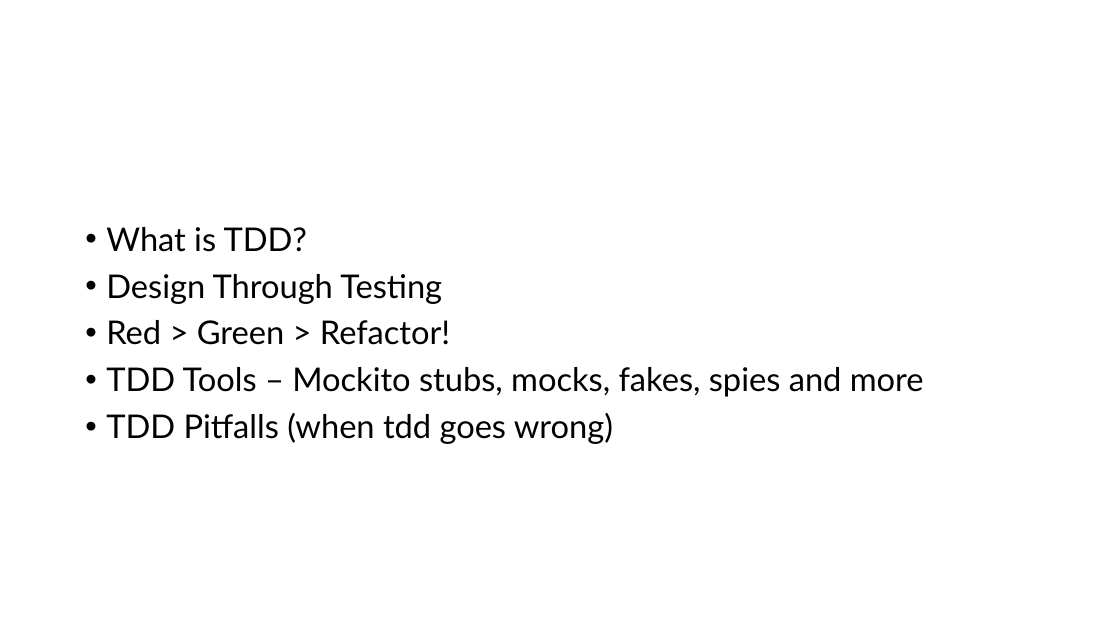
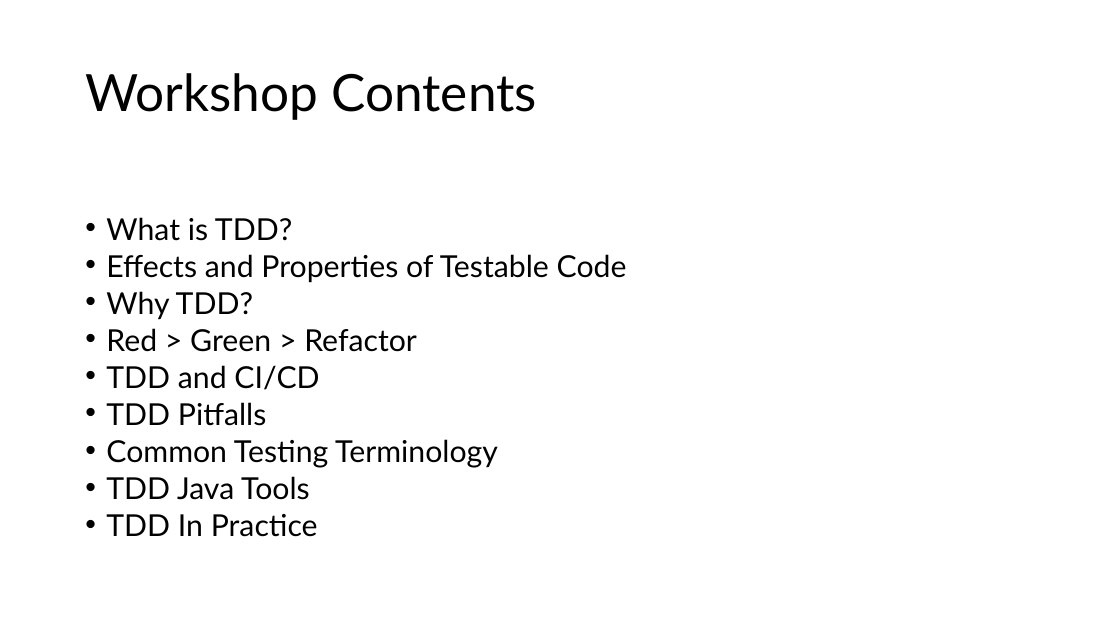
Before and after one commit to G2HJei/tdd-birthday-emails, a slide deck: slide 2 of Test-Driven Development.pptx. Drawn at 1120x630 pixels with LibreOffice and Linux fonts; fonts in the diff are those of the drawing. Boxes give left, top, right and bottom in pixels: in the first picture for what was removed or moved away, otherwise in the second. Text is boxed around its words. In the diff, an @@ line names an element or a change of style, - is before the commit and + after.

Commit message:
Update ppt

```diff
--- a/Test-Driven Development.pptx
+++ b/Test-Driven Development.pptx
@@ title added at [85,73,537,120], 44 pt, text #000000 @@
+Workshop Contents
@@ text at [106,217,292,241]: size 28 to 25.9 pt in "What is TDD?"; line spacing 0.9 to 0.7 @@
@@ text at [106,254,627,537]: text changed; size 28 to 25.9 pt @@
-• Design Through Testing
-• Red > Green > Refactor!
-• TDD Tools – Mockito stubs, mocks, fakes, spies and more
-• TDD Pitfalls (when tdd goes wrong)
+• Effects and Properties of Testable Code
+• Why TDD?
+• Red > Green > Refactor
+• TDD and CI/CD
+• TDD Pitfalls
+• Common Testing Terminology
+• TDD Java Tools
+• TDD In Practice
```
Also in this commit, not shown: 4 other slides changed, 10 slides added, 3 other files.
